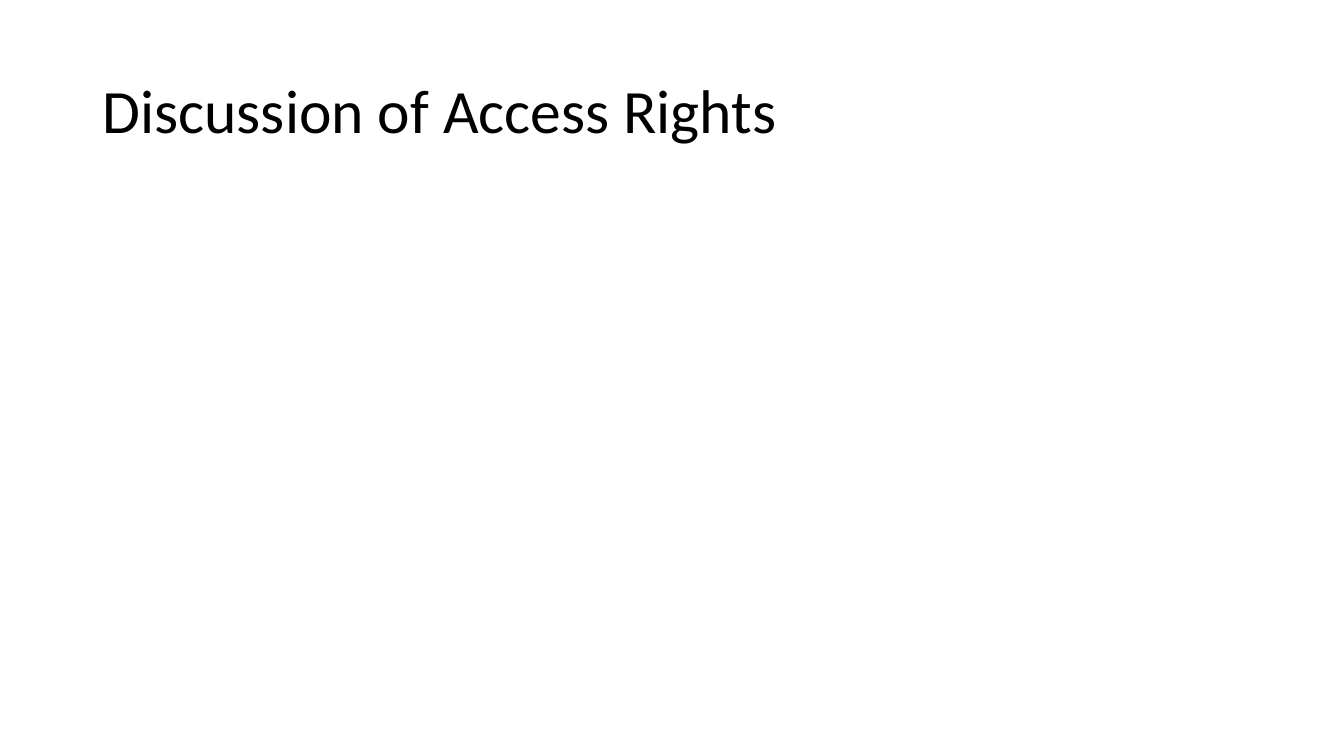
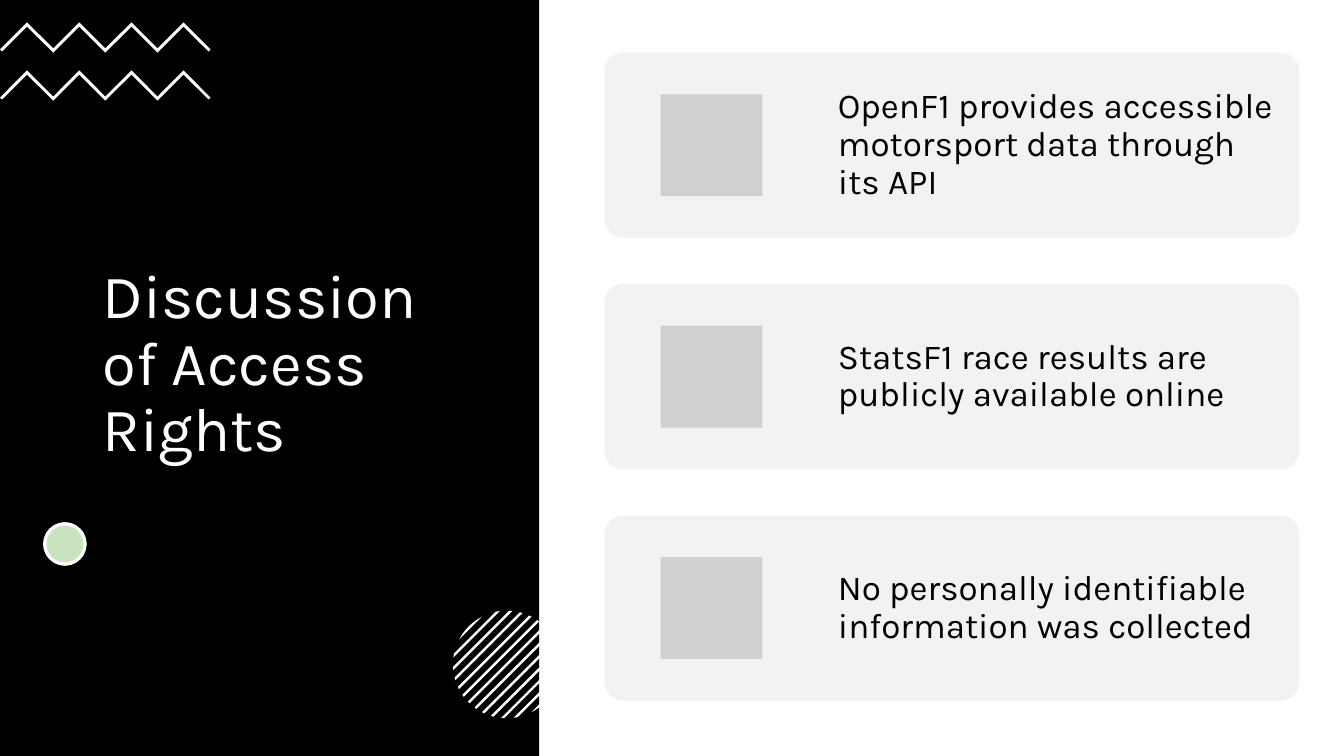
Before and after one commit to minhmgnvo/dsci511-group-assignment, a slide deck: slide 9 of Project-Presentation-Template.pptx (slide 8 before the commit). Drawn at 1344x756 pixels with LibreOffice and Linux fonts; fonts in the diff are those of the drawing; grey boxes stand for pictures. Boxes give left, top, right and bottom in pixels: in the first picture for what was removed or moved away, otherwise in the second. Text is boxed around its words. In the diff, an @@ line names an element or a change of style, - is before the commit and + after.

```diff
--- a/Project-Presentation-Template.pptx
+++ b/Project-Presentation-Template.pptx
@@ rectangle added at bbox=[0, 0, 539, 756], fill #000000 @@
@@ freeform shape added at bbox=[0, 22, 211, 52], fill #FFFFFF @@
@@ freeform shape added at bbox=[0, 71, 211, 101], fill #FFFFFF @@
@@ title "Discussion of Access Rights": place and size @@
-title "Discussion of Access Rights" at bbox=[102, 90, 776, 144]
+title "Discussion of Access Rights" at bbox=[102, 275, 416, 466]
@@ title "Discussion of Access Rights" at bbox=[102, 275, 416, 466]: font Calibri to Karla, text colour #000000 to #FFFFFF @@
@@ ellipse added at bbox=[44, 524, 85, 565], fill #FFFFFF, outline #FFFFFF 2.25 pt @@
@@ ellipse added at bbox=[44, 524, 85, 565], fill #4EA72E at 30% opacity, outline #FFFFFF 2.25 pt @@
@@ group added at bbox=[605, 52, 1300, 701]: 3 rounded rectangles, 3 pictures, 3 texts @@
+OpenF1 provides accessible motorsport data through its API
+StatsF1 race results are publicly available online
+No personally identifiable information was collected
@@ group added at bbox=[453, 611, 561, 719]: 13 freeform shapes @@
```
Also in this commit, not shown: 6 other slides changed, 5 slides added, 3 slides removed.
